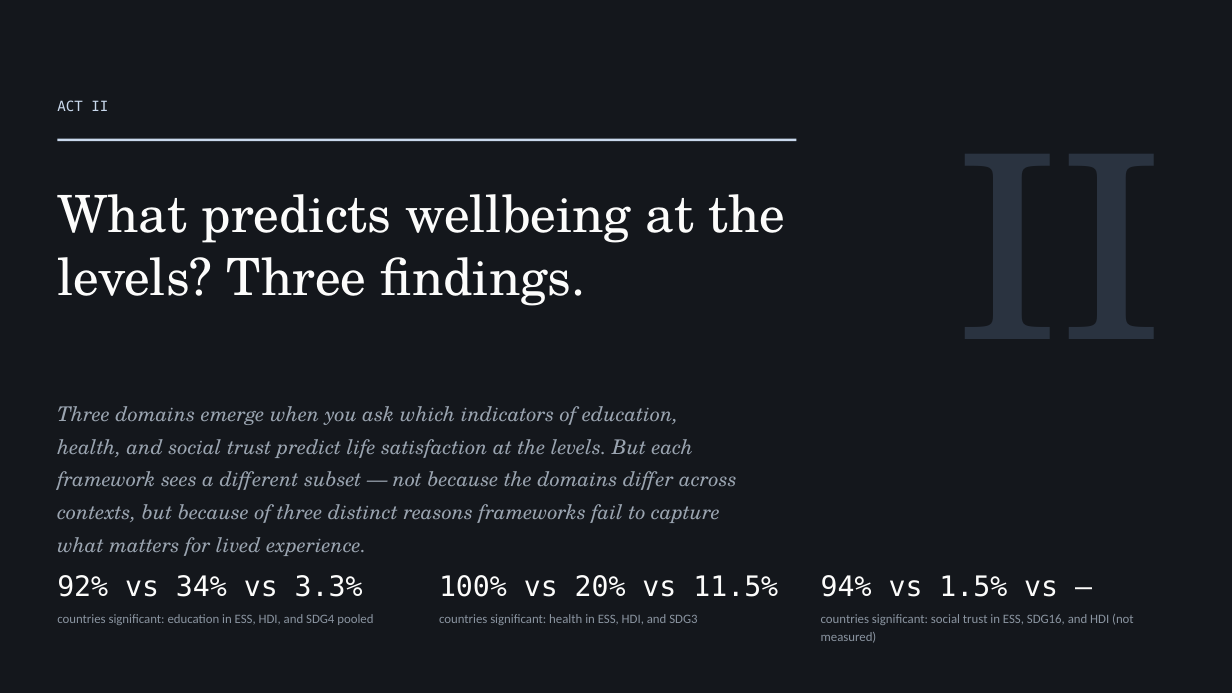
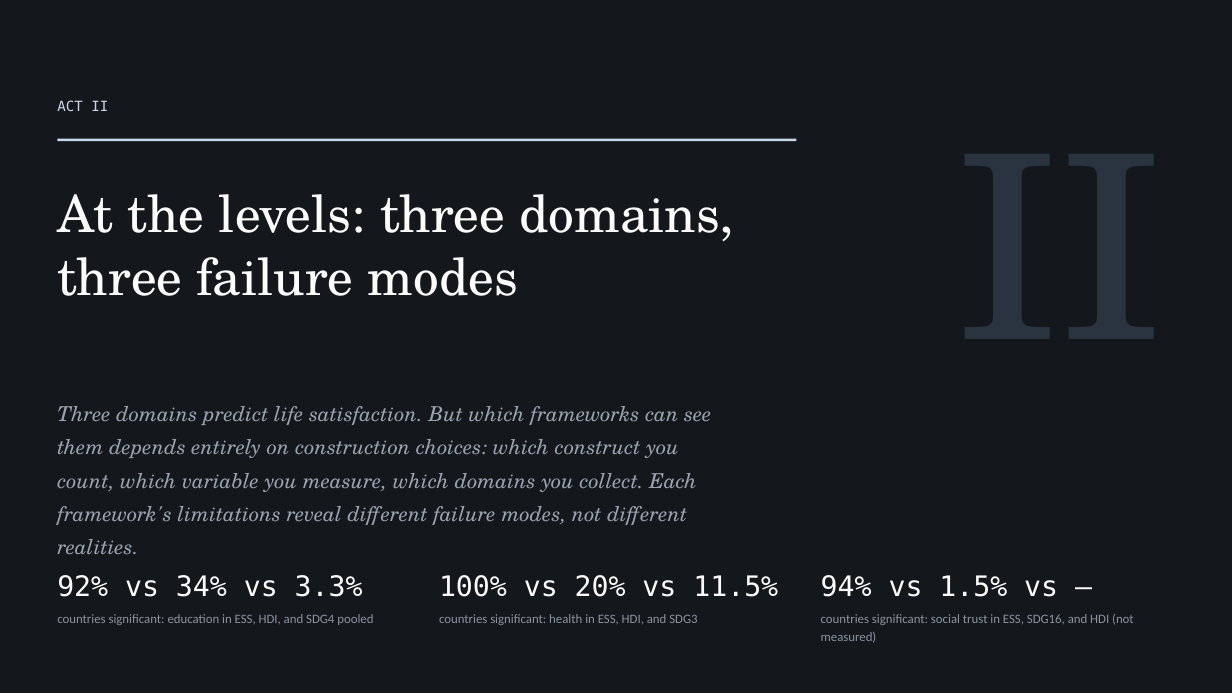
Before and after one commit to cwejnert/HDI-Happiness, a slide deck: slide 8 of deck/Measured_Where_It_Varies.pptx. Drawn at 1232x693 pixels with LibreOffice and Linux fonts; fonts in the diff are those of the drawing. Boxes give left, top, right and bottom in pixels: in the first picture for what was removed or moved away, otherwise in the second. Text is boxed around its words. In the diff, an @@ line names an element or a change of style, - is before the commit and + after.

```diff
--- a/deck/Measured_Where_It_Varies.pptx
+++ b/deck/Measured_Where_It_Varies.pptx
@@ text at (57,194,734,296): text changed @@
-What predicts wellbeing at the levels? Three findings.
+At the levels: three domains, three failure modes
@@ text at (57,406,711,555): text changed; size 15.8 to 16 pt @@
-Three domains emerge when you ask which indicators of education, health, and social trust predict life satisfaction at the levels. But each framework sees a different subset — not because the domains differ across contexts, but because of three distinct reasons frameworks fail to capture what matters for lived experience.
+Three domains predict life satisfaction. But which frameworks can see them depends entirely on construction choices: which construct you count, which variable you measure, which domains you collect. Each framework's limitations reveal different failure modes, not different realities.
```
Also in this commit, not shown: 9 other slides changed, 2 slides added, 1 other file.
